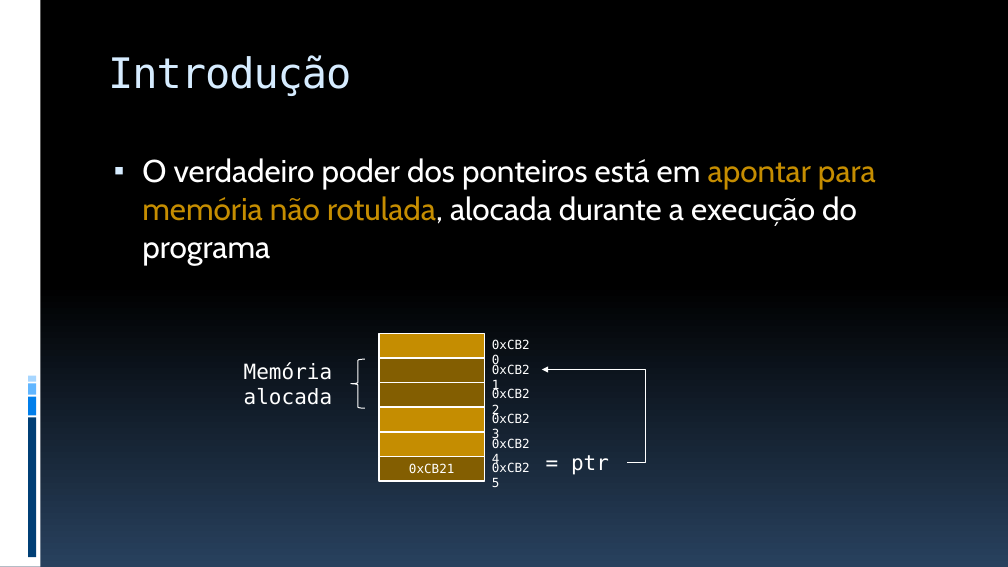
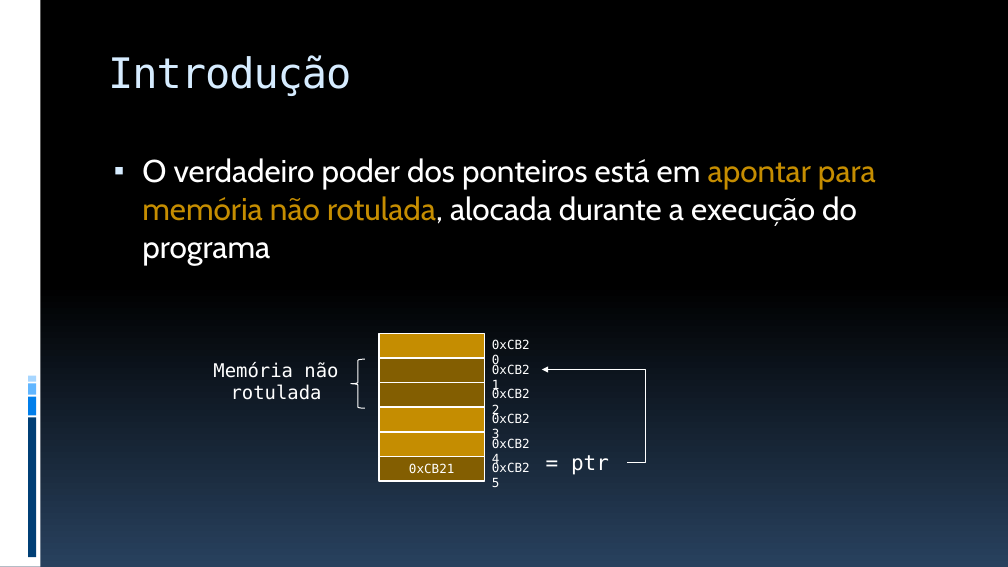
Before and after one commit to JudsonSS/ProgComp, a slide deck: slide 5 of Slides/15. Alocação Dinâmica de Memória.pptx (slide 4 before the commit). Drawn at 1008x567 pixels with LibreOffice and Linux fonts; fonts in the diff are those of the drawing. Boxes give left, top, right and bottom in pixels: in the first picture for what was removed or moved away, otherwise in the second. Text is boxed around its words. In the diff, an @@ line names an element or a change of style, - is before the commit and + after.

```diff
--- a/Slides/15. Alocação Dinâmica de Memória.pptx
+++ b/Slides/15. Alocação Dinâmica de Memória.pptx
@@ text at (x1=213, y1=362, x2=338, y2=400): text changed; size 20 to 18 pt @@
-Memória alocada
+Memória não rotulada
```
Also in this commit, not shown: 11 other slides changed, 1 slide added.
